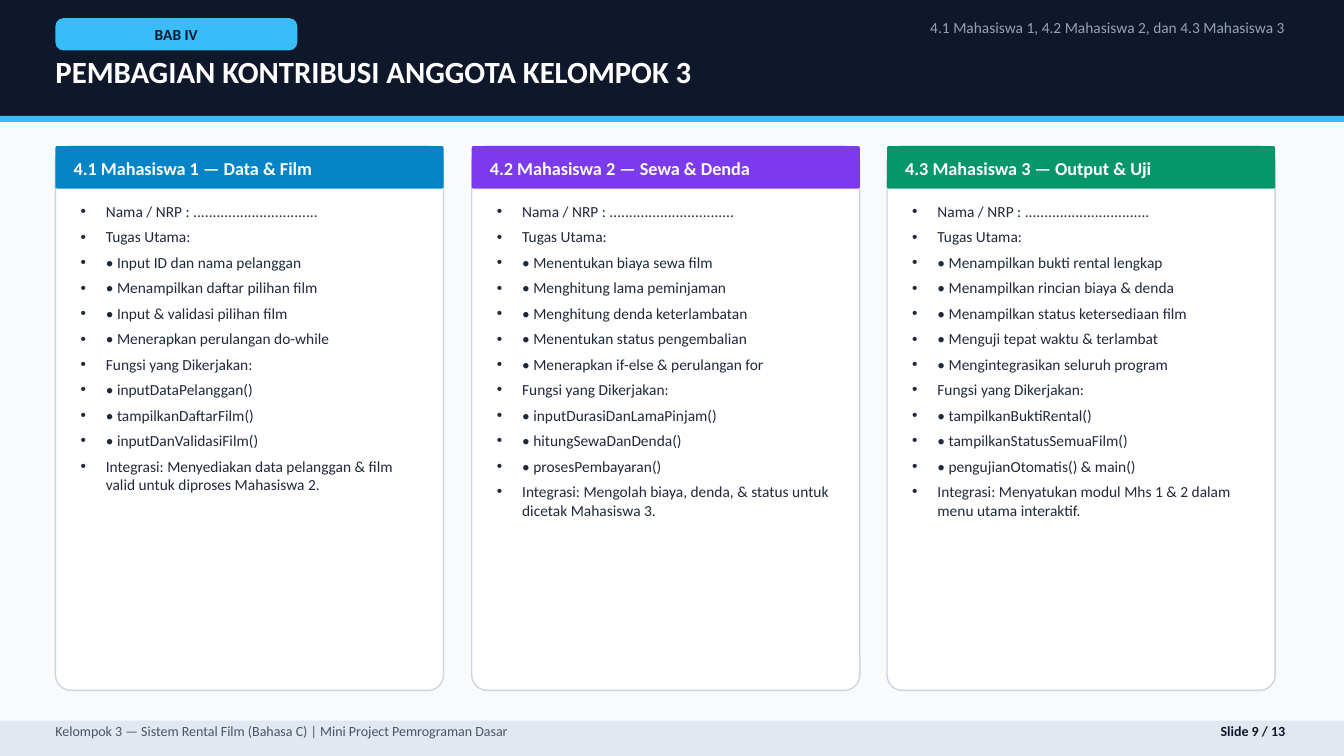
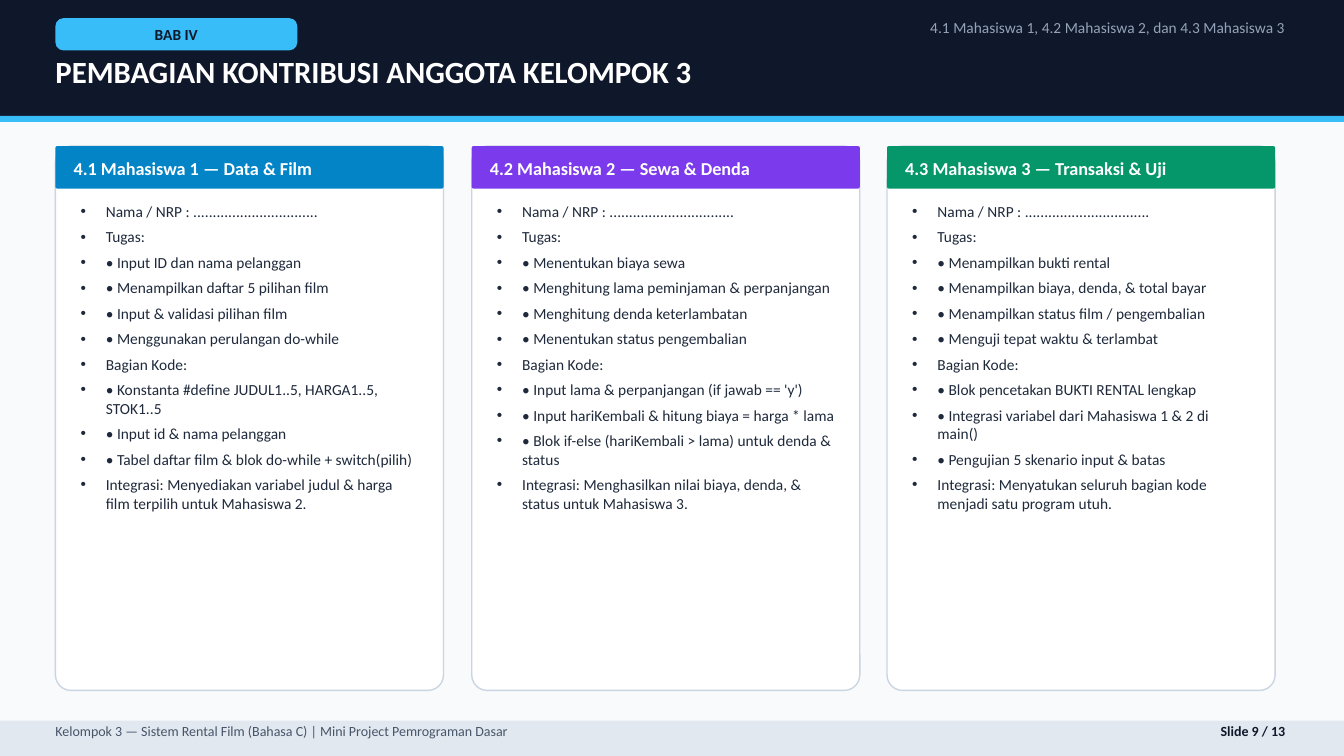
Before and after one commit to BayuArga669/UTS-Pemrograman, a slide deck: slide 9 of Presentasi_Rental_Film_Kelompok_3.pptx. Drawn at 1344x756 pixels with LibreOffice and Linux fonts; fonts in the diff are those of the drawing. Boxes give left, top, right and bottom in pixels: in the first picture for what was removed or moved away, otherwise in the second. Text is boxed around its words. In the diff, an @@ line names an element or a change of style, - is before the commit and + after.

Commit message:
Update rental_film.c, PPTX, dan laporan sesuai kode terbaru

```diff
--- a/Presentasi_Rental_Film_Kelompok_3.pptx
+++ b/Presentasi_Rental_Film_Kelompok_3.pptx
@@ text at (905, 162, 1166, 178): text changed @@
-4.3 Mahasiswa 3 — Output & Uji
+4.3 Mahasiswa 3 — Transaksi & Uji
@@ text at (106, 232, 145, 245): text changed @@
-• Tugas Utama:
+• Tugas:
@@ text at (522, 232, 830, 296): text changed @@
-• Tugas Utama:
-• • Menentukan biaya sewa film
-• • Menghitung lama peminjaman
+• Tugas:
+• • Menentukan biaya sewa
+• • Menghitung lama peminjaman & perpanjangan
@@ text at (937, 232, 1207, 322): text changed @@
-• Tugas Utama:
-• • Menampilkan bukti rental lengkap
-• • Menampilkan rincian biaya & denda
-• • Menampilkan status ketersediaan film
+• Tugas:
+• • Menampilkan bukti rental
+• • Menampilkan biaya, denda, & total bayar
+• • Menampilkan status film / pengembalian
@@ text at (117, 282, 329, 296): text changed @@
-• • Menampilkan daftar pilihan film
+• • Menampilkan daftar 5 pilihan film
@@ text at (106, 333, 412, 512): text changed @@
-• • Menerapkan perulangan do-while
-• Fungsi yang Dikerjakan:
-• • inputDataPelanggan()
-• • tampilkanDaftarFilm()
-• • inputDanValidasiFilm()
-• Integrasi: Menyediakan data pelanggan & film valid untuk diproses Mahasiswa 2.
+• • Menggunakan perulangan do-while
+• Bagian Kode:
+• • Konstanta #define JUDUL1..5, HARGA1..5, STOK1..5
+• • Input id & nama pelanggan
+• • Tabel daftar film & blok do-while + switch(pilih)
+• Integrasi: Menyediakan variabel judul & harga film terpilih untuk Mahasiswa 2.
@@ text at (522, 359, 834, 509): text changed @@
-• • Menerapkan if-else & perulangan for
-• Fungsi yang Dikerjakan:
-• • inputDurasiDanLamaPinjam()
-• • hitungSewaDanDenda()
-• • prosesPembayaran()
-• Integrasi: Mengolah biaya, denda, & status untuk dicetak Mahasiswa 3.
+• Bagian Kode:
+• • Input lama & perpanjangan (if jawab == 'y')
+• • Input hariKembali & hitung biaya = harga * lama
+• • Blok if-else (hariKembali > lama) untuk denda & status
+• Integrasi: Menghasilkan nilai biaya, denda, & status untuk Mahasiswa 3.
@@ text at (937, 359, 1209, 512): text changed @@
-• • Mengintegrasikan seluruh program
-• Fungsi yang Dikerjakan:
-• • tampilkanBuktiRental()
-• • tampilkanStatusSemuaFilm()
-• • pengujianOtomatis() & main()
-• Integrasi: Menyatukan modul Mhs 1 & 2 dalam menu utama interaktif.
+• Bagian Kode:
+• • Blok pencetakan BUKTI RENTAL lengkap
+• • Integrasi variabel dari Mahasiswa 1 & 2 di main()
+• • Pengujian 5 skenario input & batas
+• Integrasi: Menyatukan seluruh bagian kode menjadi satu program utuh.
```
Also in this commit, not shown: 12 other slides changed, 4 other files.
